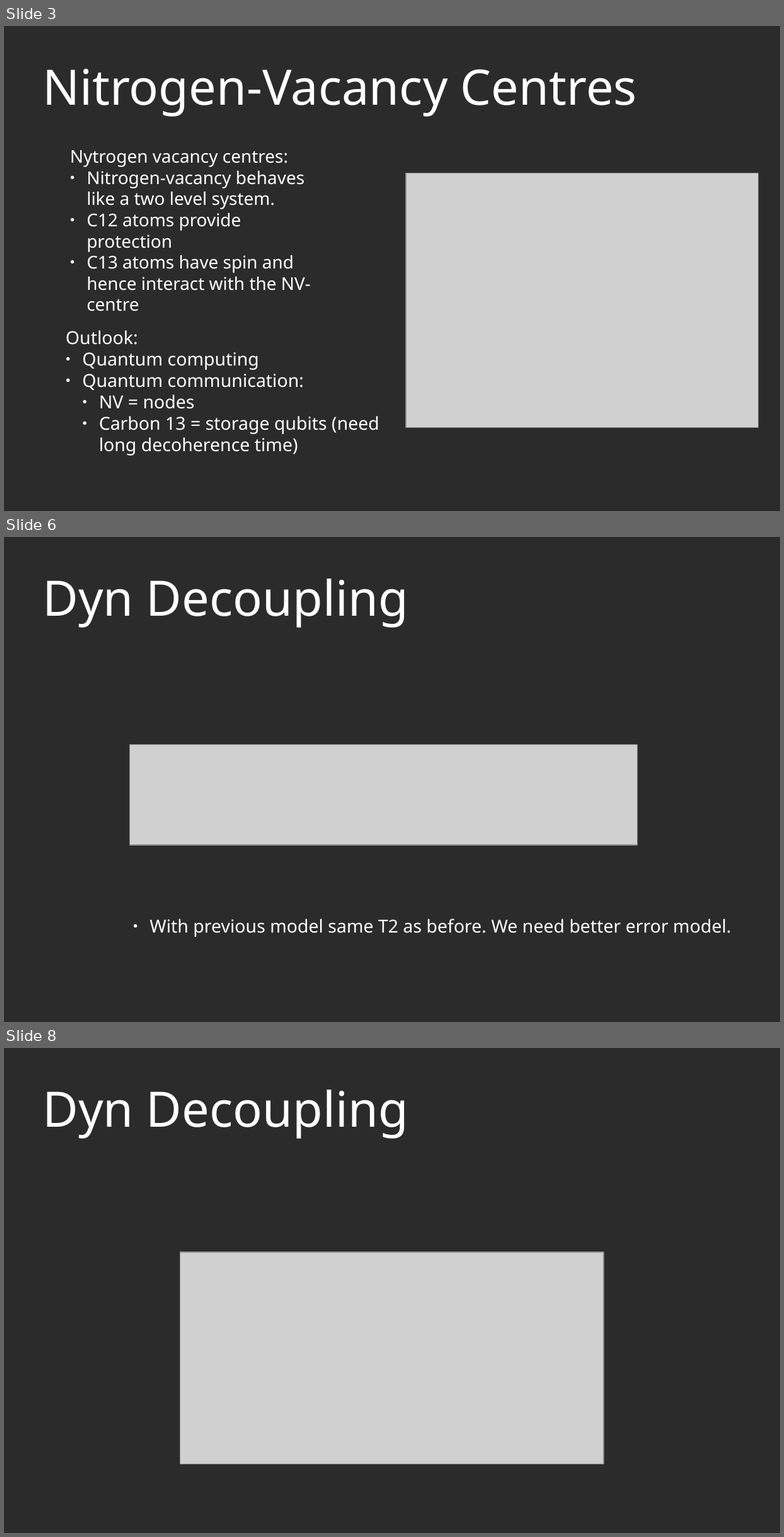
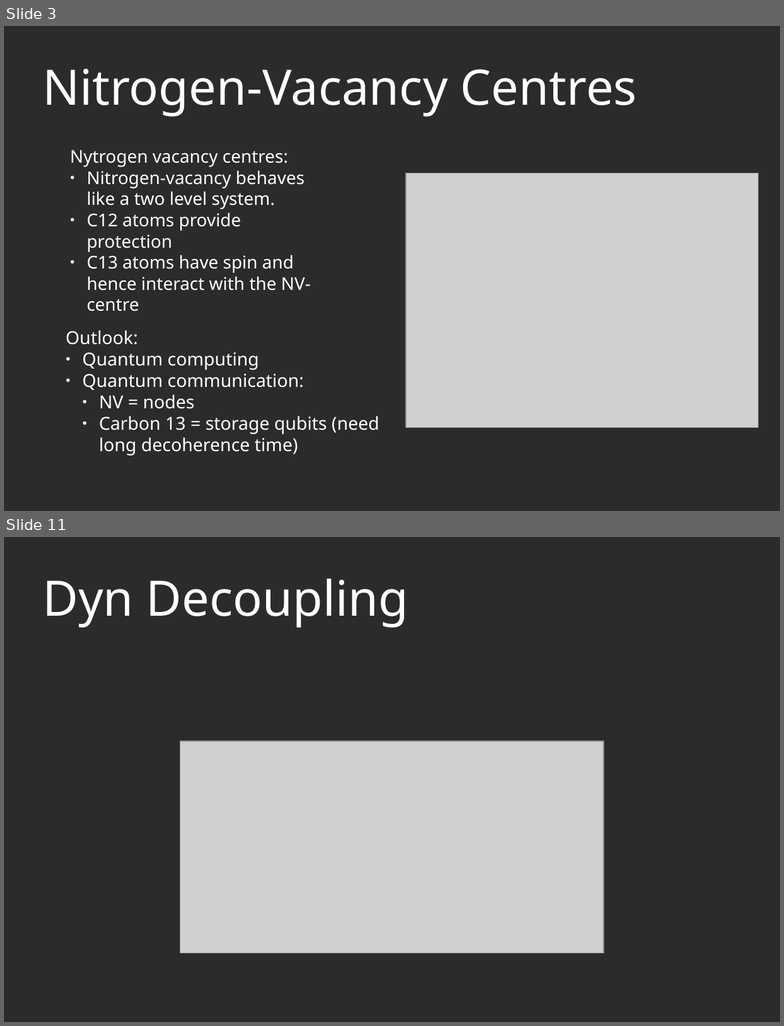
Before and after one commit to AGaliciaMartinez/Final-Project-Computational-Physics, a slide deck: presentation/NV_Carbons_presentation_asier.odp. Shown one above the other, each under a label of ours: slides 3, 6 and 8 before the commit, slides 3 and 11 after it; the slides between them are not shown. The pictures are 784x1537 and 784x1026 pixels, drawn with LibreOffice and Linux fonts; fonts in the diff are those of the drawing; grey boxes stand for pictures; background and template pictures are left out; a plain dark background stands for a picture behind light text. Boxes give left, top, right and bottom in pixels: in the first picture for what was removed or moved away, otherwise in the second. Text is boxed around its words. In the diff, an @@ line names an element or a change of style, - is before the commit and + after.

```diff
--- a/presentation/NV_Carbons_presentation_asier.odp
+++ b/presentation/NV_Carbons_presentation_asier.odp
@@ slide 6 removed at box(4, 537, 780, 1022), background picture (left out) @@
@@ title removed at box(42, 579, 408, 628) @@
-Dyn Decoupling
@@ picture removed at box(130, 745, 638, 846) @@
@@ text removed at box(150, 919, 731, 937) @@
-● With previous model same T2 as before. We need better error model.
@@ what was slide 8 is now slide 11 @@
```
Also in this commit, not shown: 2 slides changed, 7 slides added, 1 other slide removed, 6 other files.
